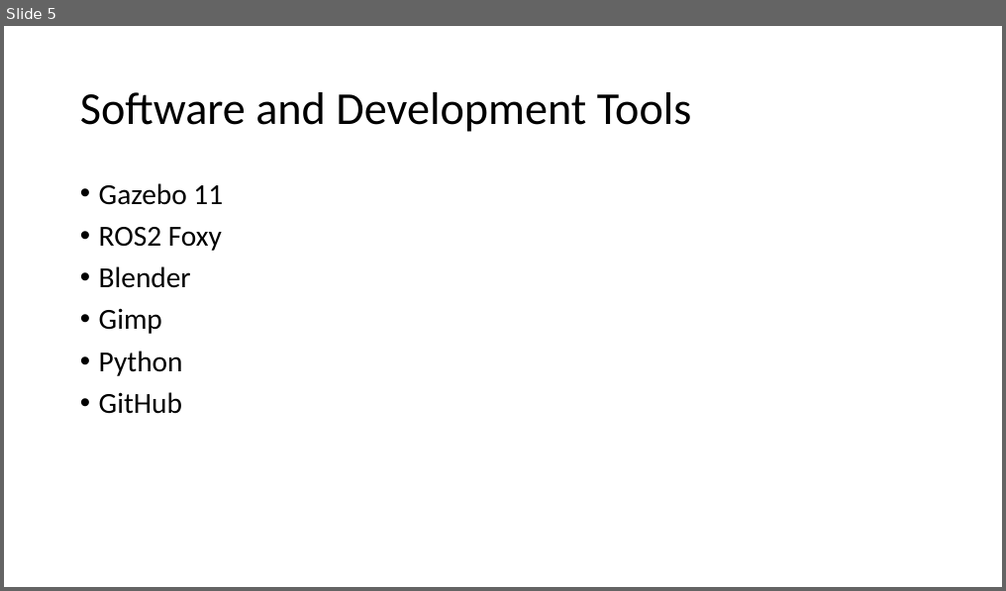
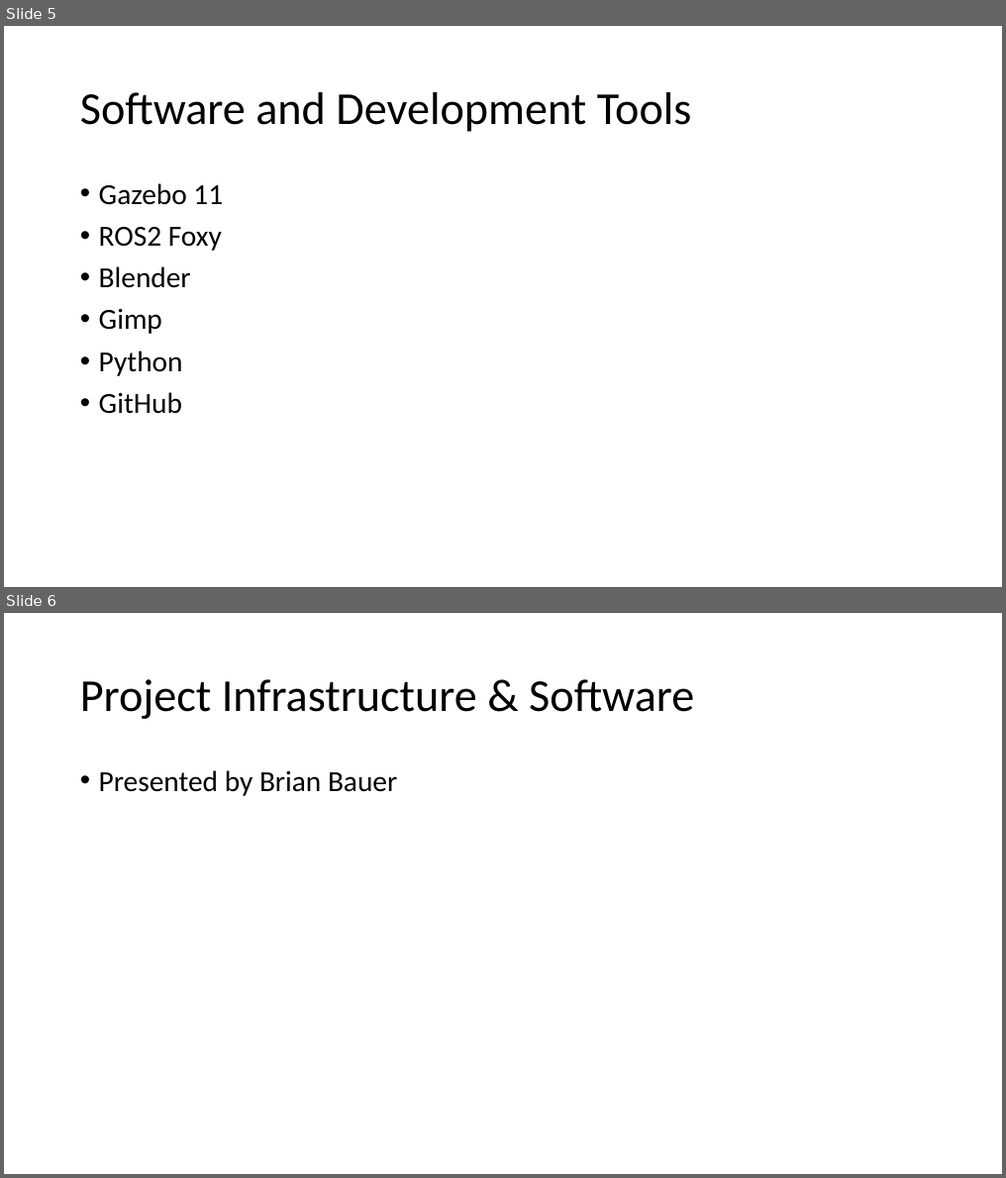
Before and after one commit to brb591/bumper-cars, a slide deck: Final-Presentation.pptx. Shown one above the other, each under a label of ours: slide 5 before the commit, slides 5 and 6 after it. The pictures are 1006x591 and 1006x1178 pixels, drawn with LibreOffice and Linux fonts; fonts in the diff are those of the drawing. Boxes give left, top, right and bottom in pixels: in the first picture for what was removed or moved away, otherwise in the second. Text is boxed around its words. In the diff, an @@ line names an element or a change of style, - is before the commit and + after.

```diff
--- a/Final-Presentation.pptx
+++ b/Final-Presentation.pptx
@@ slide 6 added at bbox=[4, 613, 1002, 1174], background #FFFFFF @@
@@ title added at bbox=[80, 679, 694, 719], 44 pt, text #000000 @@
+Project Infrastructure & Software
@@ text added at bbox=[99, 770, 397, 796], 28 pt, text #000000 @@
+• Presented by Brian Bauer
```
Also in this commit, not shown: 3 other slides added.
